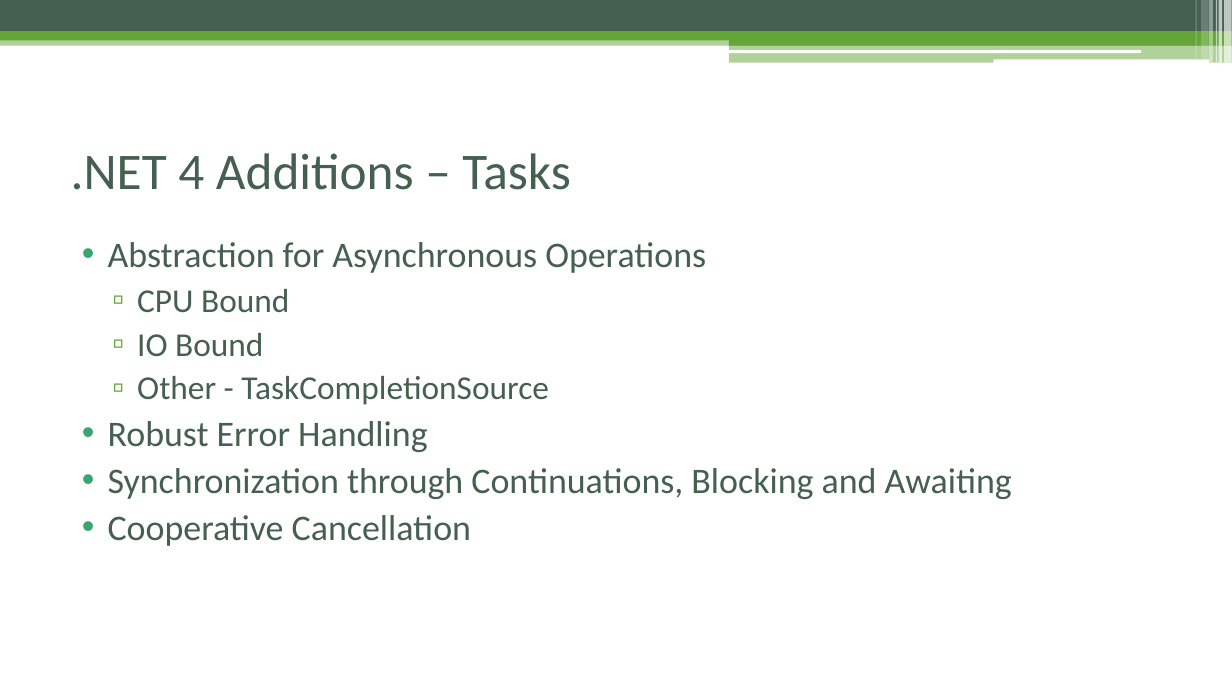
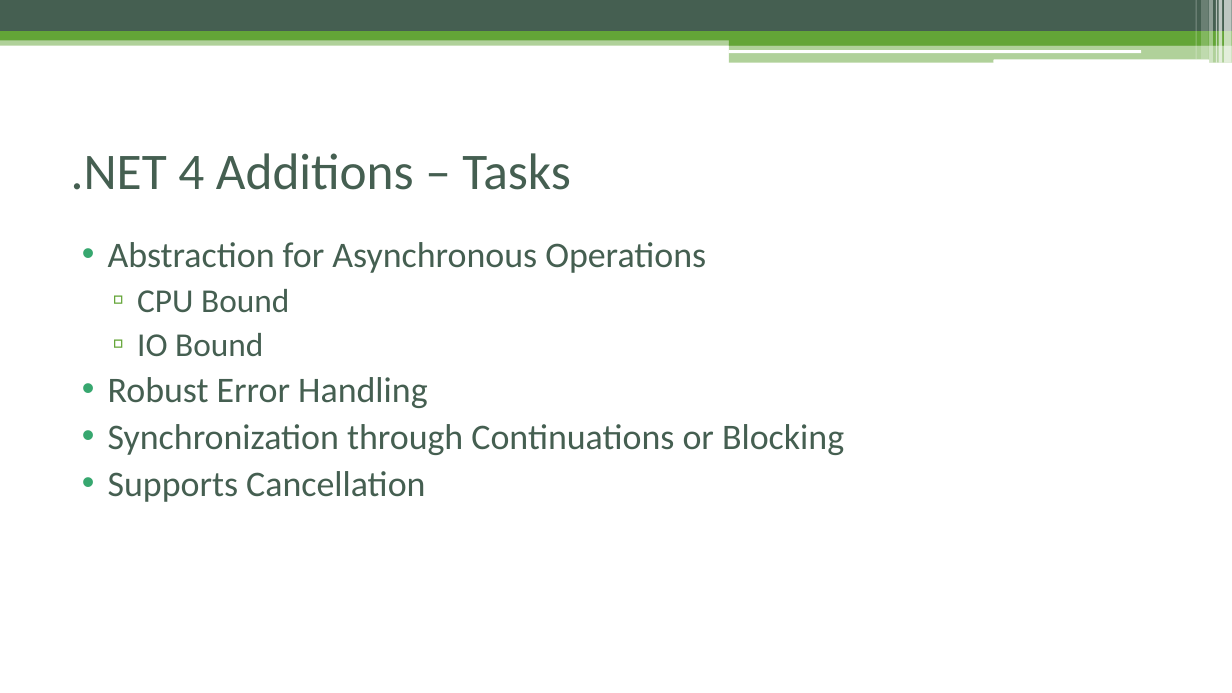
Before and after one commit to taskmatics/evolution-of-threading, a slide deck: slide 9 of Slides/Evolution of Threading in .NET.pptx. Drawn at 1232x693 pixels with LibreOffice and Linux fonts; fonts in the diff are those of the drawing. Boxes give left, top, right and bottom in pixels: in the first picture for what was removed or moved away, otherwise in the second. Text is boxed around its words. In the diff, an @@ line names an element or a change of style, - is before the commit and + after.

```diff
--- a/Slides/Evolution of Threading in .NET.pptx
+++ b/Slides/Evolution of Threading in .NET.pptx
@@ text at [137, 376, 549, 405]: paragraph removed @@
-  ▫ Other - TaskCompletionSource
@@ text at [108, 424, 844, 502]: text changed @@
-• Synchronization through Continuations, Blocking and Awaiting
-• Cooperative Cancellation
+• Synchronization through Continuations or Blocking
+• Supports Cancellation
```
Also in this commit, not shown: 4 other slides changed.
